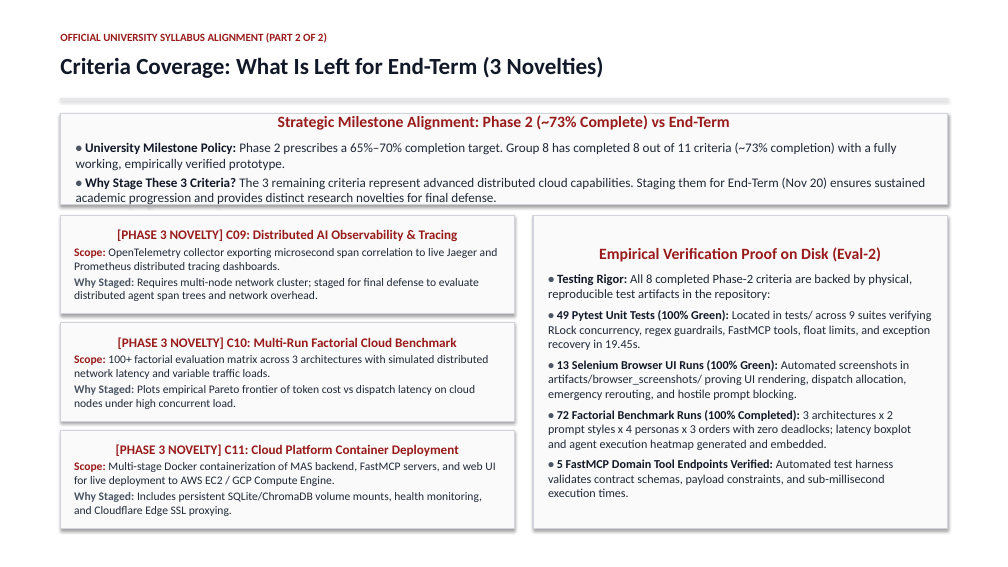
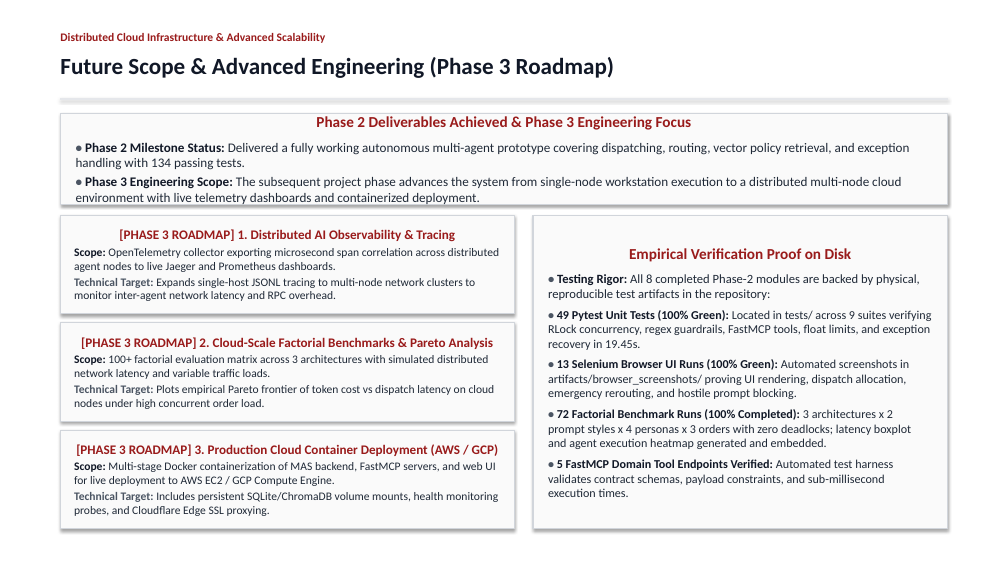
Before and after one commit to Akshat5091/DeliveryFleet-MAS, a slide deck: slide 19 of Eval 2 Documents/DeliveryFleet_MAS_Evaluation2_Master_Presentation.pptx. Drawn at 1008x567 pixels with LibreOffice and Linux fonts; fonts in the diff are those of the drawing. Boxes give left, top, right and bottom in pixels: in the first picture for what was removed or moved away, otherwise in the second. Text is boxed around its words. In the diff, an @@ line names an element or a change of style, - is before the commit and + after.

Commit message:
refactor: purge all AI meta-cues, rubric-citations, and defensive evaluation phrasing in favor of rigorous engineering presentation language

```diff
--- a/Eval 2 Documents/DeliveryFleet_MAS_Evaluation2_Master_Presentation.pptx
+++ b/Eval 2 Documents/DeliveryFleet_MAS_Evaluation2_Master_Presentation.pptx
@@ text at [60, 33, 326, 43]: text changed; size 10.5 to 11 pt @@
-OFFICIAL UNIVERSITY SYLLABUS ALIGNMENT (PART 2 OF 2)
+Distributed Cloud Infrastructure & Advanced Scalability
@@ text at [60, 57, 614, 78]: text changed @@
-Criteria Coverage: What Is Left for End-Term (3 Novelties)
+Future Scope & Advanced Engineering (Phase 3 Roadmap)
@@ text in rectangle at [76, 116, 910, 206]: text changed @@
-Strategic Milestone Alignment: Phase 2 (~73% Complete) vs End-Term
-• University Milestone Policy: Phase 2 prescribes a 65%–70% completion target. Group 8 has completed 8 out of 11 criteria (~73% completion) with a fully working, empirically verified prototype.
-• Why Stage These 3 Criteria? The 3 remaining criteria represent advanced distributed cloud capabilities. Staging them for End-Term (Nov 20) ensures sustained academic progression and provides distinct research novelties for final defense.
+Phase 2 Deliverables Achieved & Phase 3 Engineering Focus
+• Phase 2 Milestone Status: Delivered a fully working autonomous multi-agent prototype covering dispatching, routing, vector policy retrieval, and exception handling with 134 passing tests.
+• Phase 3 Engineering Scope: The subsequent project phase advances the system from single-node workstation execution to a distributed multi-node cloud environment with live telemetry dashboards and containerized deployment.
@@ text in rectangle at [74, 229, 499, 301]: text changed @@
-[PHASE 3 NOVELTY] C09: Distributed AI Observability & Tracing
-Scope: OpenTelemetry collector exporting microsecond span correlation to live Jaeger and Prometheus distributed tracing dashboards.
-Why Staged: Requires multi-node network cluster; staged for final defense to evaluate distributed agent span trees and network overhead.
+[PHASE 3 ROADMAP] 1. Distributed AI Observability & Tracing
+Scope: OpenTelemetry collector exporting microsecond span correlation across distributed agent nodes to live Jaeger and Prometheus dashboards.
+Technical Target: Expands single-host JSONL tracing to multi-node network clusters to monitor inter-agent network latency and RPC overhead.
@@ text in rectangle at [548, 248, 920, 300]: text changed @@
-Empirical Verification Proof on Disk (Eval-2)
-• Testing Rigor: All 8 completed Phase-2 criteria are backed by physical, reproducible test artifacts in the repository:
+Empirical Verification Proof on Disk
+• Testing Rigor: All 8 completed Phase-2 modules are backed by physical, reproducible test artifacts in the repository:
@@ text in rectangle at [74, 355, 488, 379]: text colour #991B1B to #111827 in "Scope:" @@
@@ text in rectangle at [81, 337, 493, 349]: text changed @@
-[PHASE 3 NOVELTY] C10: Multi-Run Factorial Cloud Benchmark
+[PHASE 3 ROADMAP] 2. Cloud-Scale Factorial Benchmarks & Pareto Analysis
@@ text in rectangle at [74, 385, 495, 409]: text changed @@
-Why Staged: Plots empirical Pareto frontier of token cost vs dispatch latency on cloud nodes under high concurrent load.
+Technical Target: Plots empirical Pareto frontier of token cost vs dispatch latency on cloud nodes under high concurrent order load.
@@ text in rectangle at [76, 444, 498, 456]: text changed @@
-[PHASE 3 NOVELTY] C11: Cloud Platform Container Deployment
+[PHASE 3 ROADMAP] 3. Production Cloud Container Deployment (AWS / GCP)
@@ text in rectangle at [74, 462, 495, 486]: text colour #991B1B to #111827 in "Scope:" @@
@@ text in rectangle at [74, 492, 498, 516]: text changed @@
-Why Staged: Includes persistent SQLite/ChromaDB volume mounts, health monitoring, and Cloudflare Edge SSL proxying.
+Technical Target: Includes persistent SQLite/ChromaDB volume mounts, health monitoring probes, and Cloudflare Edge SSL proxying.
```
Also in this commit, not shown: 20 other slides changed, 3 other files.
